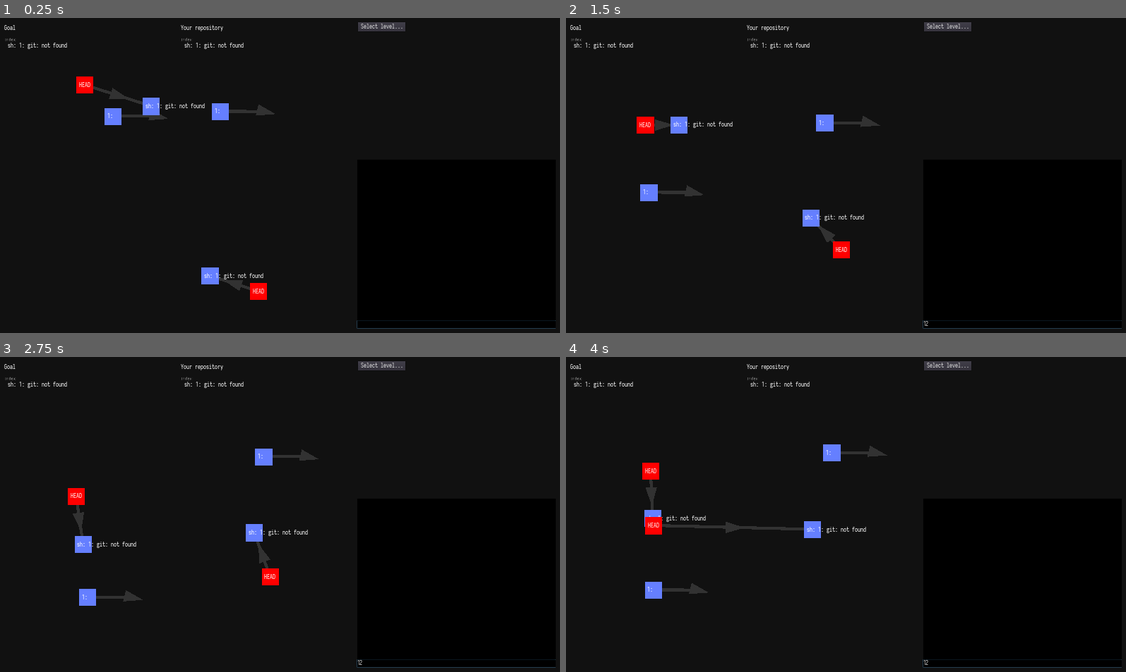
Above: before the commit, frames 1-4 (two rows, left to right).
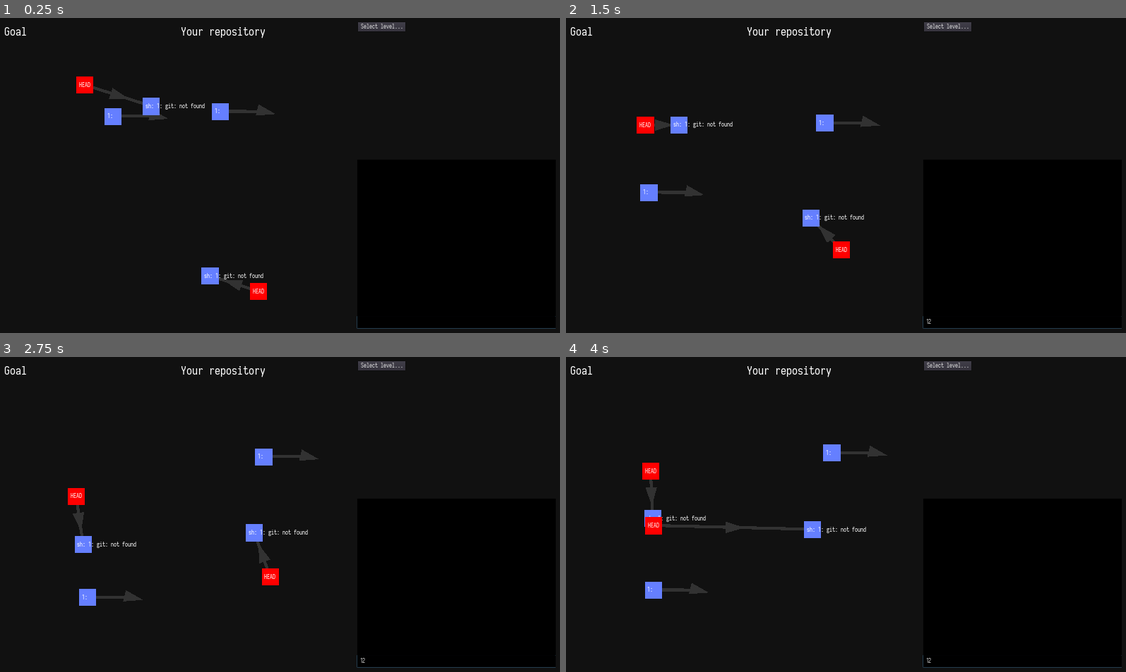
Above: after the commit, the same moments.

Repository: git-learning-game/oh-my-git
Game: Godot game, scene res://main.tscn
Same seed, same stepped clock (60 frames per second), same inputs: the game is played once before the commit and once after it.
Inputs (mouse positions are in pixels of both pictures, inside the frame that each line leads up to):
- Up to frame 1 (0.25 s): no input
- Up to frame 2 (1.5 s): click (1019, 323) at 0.52 s; type "12" at 0.6 s; drag from (644, 96) to (650, 184) at 1.27 s
- Up to frame 3 (2.75 s): drag from (100, 464) to (84, 564) at 2.02 s
- Up to frame 4 (4 s): move the mouse to (655, 596) at 2.77 s; hold Right (right) 2.78-3.5 s; click (655, 596) at 2.85 s; drag from (834, 574) to (650, 523) at 3.52 s

The runs differ from the first frame. In frame 1, 0.5% of the frame differs, in the area x 0-100%, y 2-97%; in frame 2, 0.5%, in the area x 0-100%, y 2-98%; in frame 3, 0.5%; in frame 4, 0.5%.

Commit message:
Improve fonts and colors

Diff:
--- /dev/null
+++ b/fonts/big.tres
@@ -0,0 +1,7 @@
+[gd_resource type="DynamicFont" load_steps=2 format=2]
+
+[ext_resource path="res://fonts/iosevka-regular.ttf" type="DynamicFontData" id=1]
+
+[resource]
+size = 40
+font_data = ExtResource( 1 )
--- a/main.tscn
+++ b/main.tscn
@@ -32,6 +32,8 @@
 margin_right = 1907.0
 margin_bottom = 1068.0
 custom_fonts/font = ExtResource( 5 )
+custom_colors/background_color = Color( 0, 0, 0, 1 )
+syntax_highlighting = true
 __meta__ = {
 "_edit_use_anchors_": false
 }
--- a/repository.tscn
+++ b/repository.tscn
@@ -1,7 +1,8 @@
-[gd_scene load_steps=3 format=2]
+[gd_scene load_steps=4 format=2]
 
 [ext_resource path="res://repository.gd" type="Script" id=1]
 [ext_resource path="res://fonts/default.tres" type="DynamicFont" id=2]
+[ext_resource path="res://fonts/big.tres" type="DynamicFont" id=3]
 
 [node name="Repository" type="Container"]
 anchor_right = 1.0
@@ -17,6 +18,7 @@
 }
 
 [node name="Index" type="Label" parent="."]
+visible = false
 margin_left = 32.0
 margin_top = 80.0
 margin_right = 375.079
@@ -29,6 +31,7 @@
 }
 
 [node name="IndexLabel" type="Label" parent="."]
+visible = false
 margin_left = 21.0
 margin_top = 65.0
 margin_right = 377.0
@@ -52,6 +55,6 @@
 [node name="Label" type="Label" parent="."]
 margin_left = 20.0
 margin_top = 20.0
-custom_fonts/font = ExtResource( 2 )
+custom_fonts/font = ExtResource( 3 )
 text = "Repo name"
 [connection signal="pressed" from="Button" to="." method="update_everything"]
--- a/terminal.gd
+++ b/terminal.gd
@@ -11,22 +11,22 @@
 func _input(event):
 	if history.size() > 0:
 		if event.is_action_pressed("ui_up"):
-			history_position -= 1
-			history_position %= history.size()
-			input.text = history[history_position]
-			input.caret_position = input.text.length()
+			if history_position > 0:
+				history_position -= 1
+				input.text = history[history_position]
+				input.caret_position = input.text.length()
 			# This prevents the Input taking the arrow as a "skip to beginning" command.
 			get_tree().set_input_as_handled()
 		if event.is_action_pressed("ui_down"):
-			history_position += 1
-			history_position %= history.size()
-			input.text = history[history_position]
-			input.caret_position = input.text.length()
+			if history_position < history.size()-1:
+				history_position += 1
+				input.text = history[history_position]
+				input.caret_position = input.text.length()
 			get_tree().set_input_as_handled()
 
 func send_command(command):
 	history.push_back(command)
-	history_position += 1
+	history_position = history.size()
 
 	thread = Thread.new()
 	thread.start(self, "run_command_in_a_thread", command)
@@ -36,5 +36,5 @@
 
 	input.text = ""
 	output.text = output.text + "$ " + command + "\n" + o
-	output.scroll_vertical = 999999
+	#output.scroll_vertical = 999999
 	$"../Repositories/ActiveRepository".update_everything() # FIXME
--- a/terminal.tscn
+++ b/terminal.tscn
@@ -4,10 +4,18 @@
 [ext_resource path="res://terminal.gd" type="Script" id=2]
 [ext_resource path="res://command_button.tscn" type="PackedScene" id=4]
 
-[sub_resource type="StyleBoxFlat" id=1]
+[sub_resource type="StyleBoxFlat" id=2]
+content_margin_left = 10.0
+content_margin_right = 10.0
+content_margin_top = 10.0
+content_margin_bottom = 10.0
 bg_color = Color( 0, 0, 0, 1 )
 
-[sub_resource type="StyleBoxFlat" id=2]
+[sub_resource type="StyleBoxFlat" id=1]
+content_margin_left = 10.0
+content_margin_right = 10.0
+content_margin_top = 10.0
+content_margin_bottom = 5.0
 bg_color = Color( 0, 0, 0, 1 )
 
 [node name="Terminal" type="Container"]
@@ -26,17 +34,13 @@
 "_edit_use_anchors_": false
 }
 
-[node name="Output" type="TextEdit" parent="Control"]
+[node name="Output" type="RichTextLabel" parent="Control"]
 margin_right = 1920.0
-margin_bottom = 1054.0
-focus_mode = 0
+margin_bottom = 1039.0
 size_flags_vertical = 3
-custom_styles/read_only = SubResource( 1 )
-custom_fonts/font = ExtResource( 1 )
-readonly = true
-__meta__ = {
-"_edit_use_anchors_": false
-}
+custom_styles/normal = SubResource( 2 )
+custom_fonts/normal_font = ExtResource( 1 )
+scroll_following = true
 
 [node name="Button" parent="Control" instance=ExtResource( 4 )]
 visible = false
@@ -62,10 +66,10 @@
 align = 0
 
 [node name="Input" type="LineEdit" parent="Control"]
-margin_top = 1054.0
+margin_top = 1039.0
 margin_right = 1920.0
 margin_bottom = 1080.0
-custom_styles/normal = SubResource( 2 )
+custom_styles/normal = SubResource( 1 )
 custom_fonts/font = ExtResource( 1 )
 caret_blink = true
 __meta__ = {
